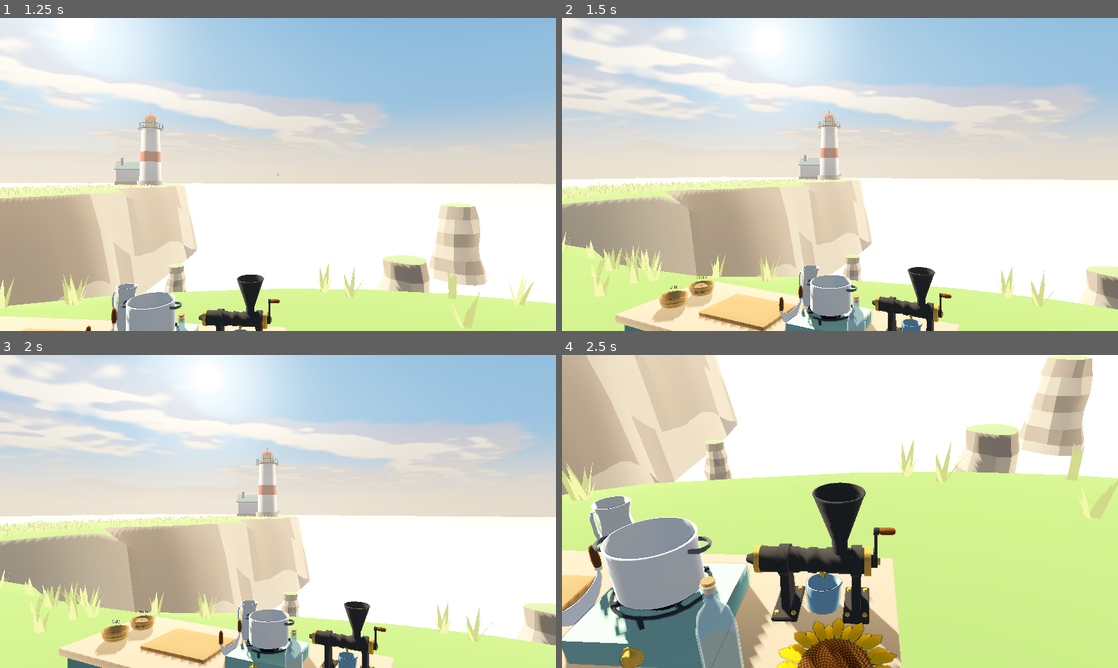
Above: before the commit, frames 1-4 (two rows, left to right).
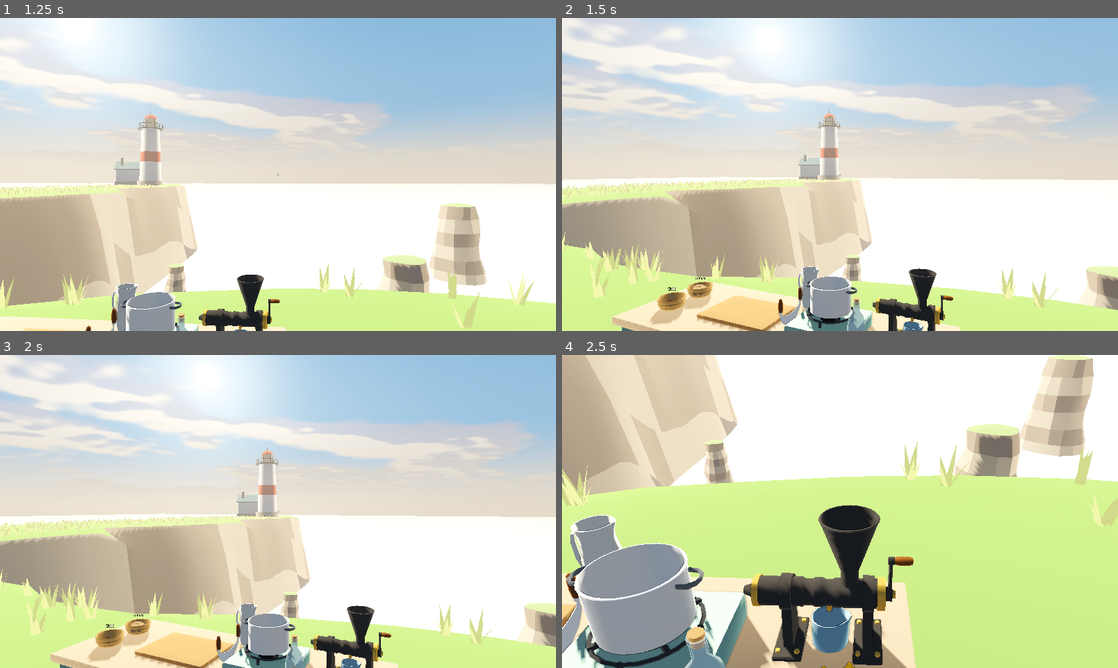
Above: after the commit, the same moments.

Repository: green-hat-001/lighthouse-spirits
Game: Godot game, scene res://scenes/kitchen/kitchen.tscn
The game is run twice, just before and just after one commit, with the same random seed, the same clock (stepped at 60 frames per second) and the same inputs.
Inputs (mouse positions are in pixels of both pictures, inside the frame that each line leads up to):
- Up to frame 1 (1.25 s): tap Enter at 0.5 s; move the mouse to (305, 174) at 0.52 s; hold E (interact) from 0.53 s (still down); click (305, 174) at 0.67 s
- Up to frame 2 (1.5 s): move the mouse to (812, 174) at 1.27 s; release E (interact) at 1.28 s; tap S (camera_look_back) at 1.35 s; click (812, 174) at 1.42 s
- Up to frame 3 (2 s): tap E (interact) at 1.55 s
- Up to frame 4 (2.5 s): move the mouse to (851, 505) at 2.02 s; hold W (camera_look_out) from 2.03 s (still down); click (851, 505) at 2.17 s; tap E (interact) at 2.3 s

Frame 1 is identical in both runs. In frame 2, 3.5% of the frame differs, in the area x 0-100%, y 33-100%; in frame 3, 6.7%; in frame 4, 25%, in the area x 0-100%, y 0-100%.

Commit message:
Lock the mouse in every mode, stop sliding, walk faster
The mouse is captured while walking and confined at the counter, and the
mode is re-asserted each focused frame because a single startup capture
can be dropped under Wayland. Walking accelerates at 14 m/s^2 and brakes
at 40 m/s^2 at 3.2 m/s. Integration suite: 226 -> 234 checks.

Co-Authored-By: Claude Opus 5.5 <noreply@anthropic.com>

Diff:
--- a/scripts/test/integration_test.gd
+++ b/scripts/test/integration_test.gd
@@ -111,6 +111,7 @@
 	_test_view_mode_transitions()
 	_test_counter_reach()
 	_test_peek_mapping()
+	_test_mouse_is_always_locked()
 	_test_progression_economy()
 	_test_progression_unlocks()
 	_test_progression_persistence()
@@ -775,6 +776,20 @@
 		previous = turn
 	_expect_equal("peeking grows steadily towards the edge", monotonic, true)
 
+func _test_mouse_is_always_locked() -> void:
+	_expect_equal("walking captures the mouse",
+		Kitchen.mouse_mode_for(KitchenViewMode.Mode.WALKING, false), Input.MOUSE_MODE_CAPTURED)
+	_expect_equal("the counter confines the cursor to the window",
+		Kitchen.mouse_mode_for(KitchenViewMode.Mode.AT_COUNTER, false), Input.MOUSE_MODE_CONFINED)
+	_expect_equal("gliding in keeps it confined",
+		Kitchen.mouse_mode_for(KitchenViewMode.Mode.STEPPING_IN, false), Input.MOUSE_MODE_CONFINED)
+	_expect_equal("gliding back out captures it again",
+		Kitchen.mouse_mode_for(KitchenViewMode.Mode.STEPPING_OUT, false), Input.MOUSE_MODE_CAPTURED)
+	_expect_equal("only Esc while walking frees it",
+		Kitchen.mouse_mode_for(KitchenViewMode.Mode.WALKING, true), Input.MOUSE_MODE_VISIBLE)
+	_expect_equal("and even then the counter still confines it",
+		Kitchen.mouse_mode_for(KitchenViewMode.Mode.AT_COUNTER, true), Input.MOUSE_MODE_CONFINED)
+
 ## Physics needs real frames, so this runs after the lifecycle simulation,
 ## at normal time scale.
 func _test_caretaker_in_the_kitchen() -> void:
@@ -785,6 +800,20 @@
 		await get_tree().physics_frame
 	_expect_equal("the caretaker stands on the cliff top",
 		caretaker.is_on_floor() and absf(caretaker.global_position.y - (-0.9)) < 0.2, true)
+
+	# Walk inland across the terrace, then let go: full speed, then a stop
+	# with no sliding.
+	caretaker.rotation = Vector3(0.0, PI, 0.0)
+	Input.action_press("move_forward")
+	for frame in 45:
+		await get_tree().physics_frame
+	var walking_speed := Vector2(caretaker.velocity.x, caretaker.velocity.z).length()
+	Input.action_release("move_forward")
+	_expect_near("the caretaker walks at their full pace", walking_speed, caretaker.walk_speed_mps)
+	for frame in 9:
+		await get_tree().physics_frame
+	_expect_equal("letting go stops them within a few frames, without sliding",
+		Vector2(caretaker.velocity.x, caretaker.velocity.z).length() < 0.01, true)
 
 	# Walk straight at the cliff edge for longer than it takes to reach it.
 	caretaker.global_position = Vector3(2.5, -0.7, 0.0)
--- a/systems/kitchen/view/kitchen.gd
+++ b/systems/kitchen/view/kitchen.gd
@@ -12,8 +12,13 @@
 ##                 to a screen edge peeks sideways. Esc steps back out.
 ##   STEPPING_OUT  the camera glides back to the eyes.
 ##
-## Esc while walking frees the mouse (so the window and the editor stay
-## reachable); a click captures it again. Also wires the pantry baskets to
+## The mouse is always locked: captured while walking and gliding back to
+## the eyes, confined to the window at the counter (where the cursor is the
+## hand and must not slip off-screen while peeking). The mode is re-asserted
+## every frame while the window has focus, because a capture requested
+## before the window is focused can be dropped. Esc while walking is the one
+## deliberate way to free it, so the window and editor stay reachable; a
+## click locks it again. Also wires the pantry baskets to
 ## the board and sets the kitchen's ambient temperature.
 
 const GLIDE_SPEED: float = 5.0
@@ -33,6 +38,8 @@
 var view_mode := KitchenViewMode.new()
 
 var _peek_deg: float = 0.0
+## Set when the player frees the mouse with Esc while walking.
+var _mouse_freed: bool = false
 
 @onready var board: CuttingBoard = $CuttingBoard
 @onready var camera: Camera3D = $Camera3D
@@ -52,7 +59,17 @@
 	counter_views.active = false
 	camera.fov = WALK_FOV_DEG
 	camera.global_transform = caretaker.eye_transform()
-	Input.mouse_mode = Input.MOUSE_MODE_CAPTURED
+	_lock_mouse()
+
+## The mouse mode each view mode wants.
+static func mouse_mode_for(mode: KitchenViewMode.Mode, freed_by_player: bool) -> Input.MouseMode:
+	match mode:
+		KitchenViewMode.Mode.WALKING:
+			return Input.MOUSE_MODE_VISIBLE if freed_by_player else Input.MOUSE_MODE_CAPTURED
+		KitchenViewMode.Mode.STEPPING_OUT:
+			return Input.MOUSE_MODE_CAPTURED
+		_:
+			return Input.MOUSE_MODE_CONFINED
 
 ## True when the caretaker is standing at the counter, facing it.
 func counter_in_reach() -> bool:
@@ -68,7 +85,9 @@
 	counter_views.looking_out = false
 	caretaker.control_enabled = false
 	_peek_deg = 0.0
-	Input.mouse_mode = Input.MOUSE_MODE_VISIBLE
+	# Start the hand in the middle of the screen, not wherever the captured
+	# pointer was left.
+	Input.warp_mouse(get_viewport().get_visible_rect().get_center())
 	return true
 
 func step_out() -> bool:
@@ -83,13 +102,24 @@
 		step_in()
 	elif event.is_action_pressed("leave_view"):
 		if not step_out() and view_mode.mode == KitchenViewMode.Mode.WALKING:
-			Input.mouse_mode = Input.MOUSE_MODE_VISIBLE
+			_mouse_freed = true
 	elif event is InputEventMouseButton and (event as InputEventMouseButton).pressed \
-			and view_mode.mode == KitchenViewMode.Mode.WALKING and Input.mouse_mode != Input.MOUSE_MODE_CAPTURED:
-		Input.mouse_mode = Input.MOUSE_MODE_CAPTURED
+			and view_mode.mode == KitchenViewMode.Mode.WALKING and _mouse_freed:
+		_mouse_freed = false
 		get_viewport().set_input_as_handled()
+	_lock_mouse()
+
+func _notification(what: int) -> void:
+	if what == NOTIFICATION_APPLICATION_FOCUS_IN:
+		_lock_mouse()
+
+func _lock_mouse() -> void:
+	var wanted := mouse_mode_for(view_mode.mode, _mouse_freed)
+	if Input.mouse_mode != wanted and DisplayServer.window_is_focused():
+		Input.mouse_mode = wanted
 
 func _process(delta: float) -> void:
+	_lock_mouse()
 	var walking := view_mode.mode == KitchenViewMode.Mode.WALKING
 	_prompt.visible = walking and counter_in_reach()
 	_crosshair.visible = walking
@@ -112,7 +142,6 @@
 			if _glide(caretaker.eye_transform(), WALK_FOV_DEG, delta):
 				view_mode.arrived()
 				caretaker.control_enabled = true
-				Input.mouse_mode = Input.MOUSE_MODE_CAPTURED
 
 ## Eases the camera towards a pose and field of view. Returns true once it
 ## has arrived.
--- a/systems/player/caretaker.gd
+++ b/systems/player/caretaker.gd
@@ -1,9 +1,10 @@
 class_name Caretaker
 extends CharacterBody3D
 
-## The lighthouse caretaker, seen through their own eyes. They walk at an
-## unhurried pace and look around with the mouse; there is no running and
-## no jumping. They will not step off an edge - the cliff, or the end of the
+## The lighthouse caretaker, seen through their own eyes. They walk at a
+## steady pace and look around with the mouse; there is no running and no
+## jumping. Feet grip the ground: they get up to speed quickly and stop
+## almost at once when the keys are let go, with no sliding. They will not step off an edge - the cliff, or the end of the
 ## land - so the player can stand right at the lip and look down at the sea.
 ##
 ## Movement is read only while `control_enabled`; the kitchen turns it off
@@ -16,8 +17,11 @@
 const LEDGE_PROBE_AHEAD_M: float = 0.45
 const LEDGE_MAX_DROP_M: float = 0.9
 
-@export var walk_speed_mps: float = 1.6
-@export var acceleration: float = 8.0
+@export var walk_speed_mps: float = 3.2
+## Metres per second gained each second while walking, and lost each second
+## once the keys are released. Braking is much stronger than setting off.
+@export var acceleration_mps2: float = 14.0
+@export var braking_mps2: float = 40.0
 @export var mouse_sensitivity: float = 0.0025
 
 var control_enabled: bool = true
@@ -53,9 +57,11 @@
 	var target := wish * walk_speed_mps
 	if target.length() > 0.0 and not _ground_ahead(target.normalized()):
 		target = Vector3.ZERO
-	var weight: float = clampf(acceleration * delta, 0.0, 1.0)
-	velocity.x = lerpf(velocity.x, target.x, weight)
-	velocity.z = lerpf(velocity.z, target.z, weight)
+	var horizontal := Vector3(velocity.x, 0.0, velocity.z)
+	var rate: float = acceleration_mps2 if target.length() > 0.0 else braking_mps2
+	horizontal = horizontal.move_toward(target, rate * delta)
+	velocity.x = horizontal.x
+	velocity.z = horizontal.z
 	if not is_on_floor():
 		velocity += get_gravity() * delta
 	elif velocity.y < 0.0:
Not shown, changed: CHANGELOG.md
Not shown, changed: CLAUDE.md
